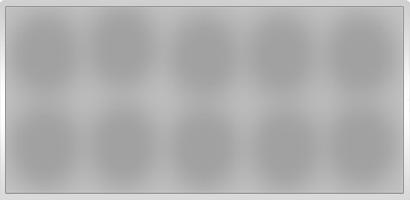
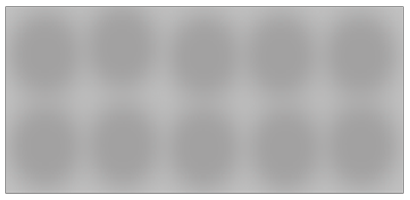
The second (410, 200) image is a revision of the first. Changes to its layers:
hid "Layer 1 copy" over [0, 0, 410, 200]
hid "Layer 1" over [0, 0, 410, 200]
